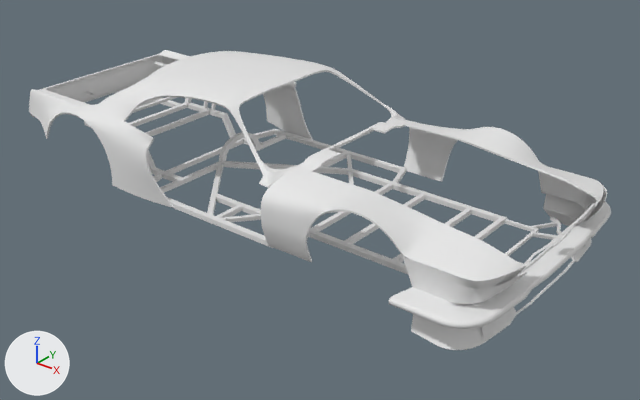
Two versions of the FBX model SKEL_MuscleCar.fbx, one commit apart.
Rendered twice from a 50 mm lens placed at (3.27, -3.66, 2.41), pointed at (0.32, 0.02, 0.13). Lighting does not change. The marker at lower left points along +X, +Y and +Z. Where no turn or scale is listed for an object, it has been applied to the vertices.

The first picture shows 'Chassis_Base', 'Chassis_Body', 'Cylinder.001', 'Front_Wing', 'Headlights'.
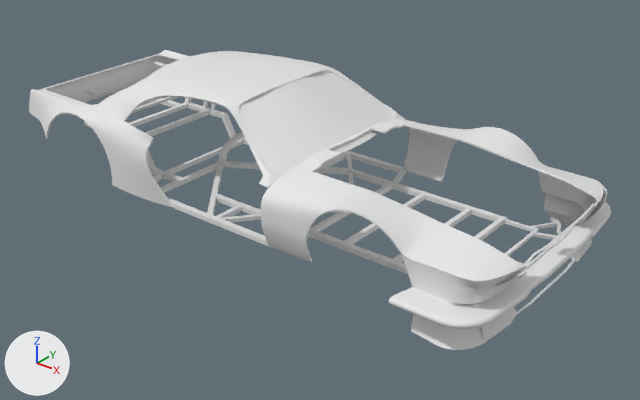
Changed parts and their boxes [x1, y1, x2, y2] in the pictures (640 x 400 px):
'Circle', added
    after: [239, 72, 393, 170]
    faces in mat_exterior_reflections (white #e7e7e7): [239, 72, 393, 170]

The change in detail:
Material 'Interior_Tint' (mat_interior_tint) is new.
Its base color is (0.8, 0.8, 0.8) (white #e7e7e7).
Its roughness is 0.553.
Material 'Interior_Reflections' (mat_interior_reflections) is new.
Its base color is (0.8, 0.8, 0.8) (white #e7e7e7).
Its roughness is 0.553.
Material 'Exterior_Tint' (mat_exterior_tint) is new.
Its base color is (0.8, 0.8, 0.8) (white #e7e7e7).
Its roughness is 0.553.
Material 'Exterior_Reflections' (mat_exterior_reflections) is new.
Its base color is (0.8, 0.8, 0.8) (white #e7e7e7).
Its roughness is 0.553.
Mesh me_circle is new.
It has 820 vertices, 640 faces and spans x 0.074..0.591, y -0.558..0.558, z 0.54..0.823.
Faces by material slot: [160, 160, 160, 160].
It uses material mat_exterior_reflections (white #e7e7e7).
It uses material mat_exterior_tint (white #e7e7e7).
It uses material mat_interior_tint (white #e7e7e7).
It uses material mat_interior_reflections (white #e7e7e7).
Object 'Circle' (ob_circle) is new; it shows me_circle.
Its location is (0.0, 0.0, 0.0).
